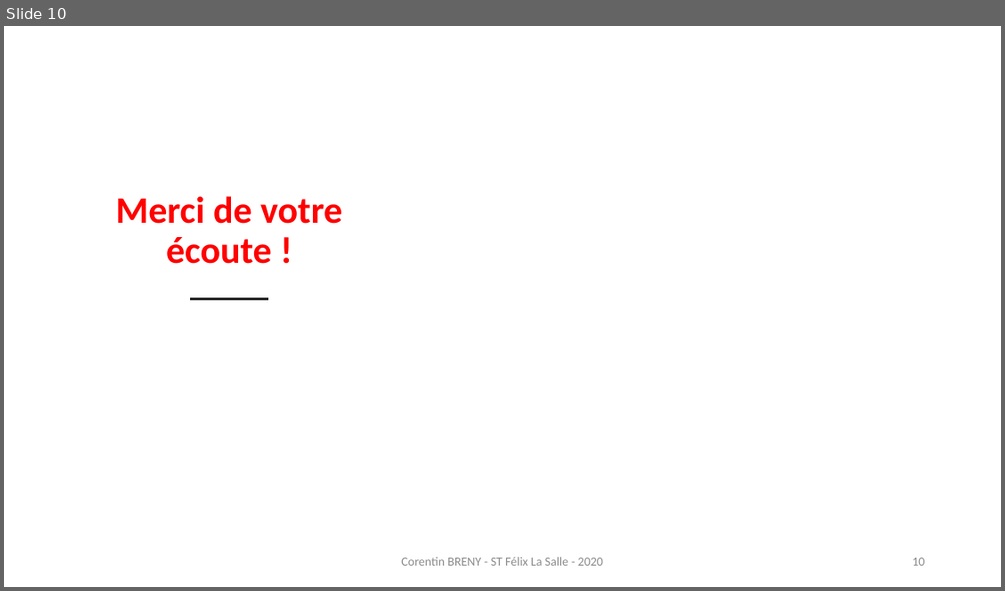
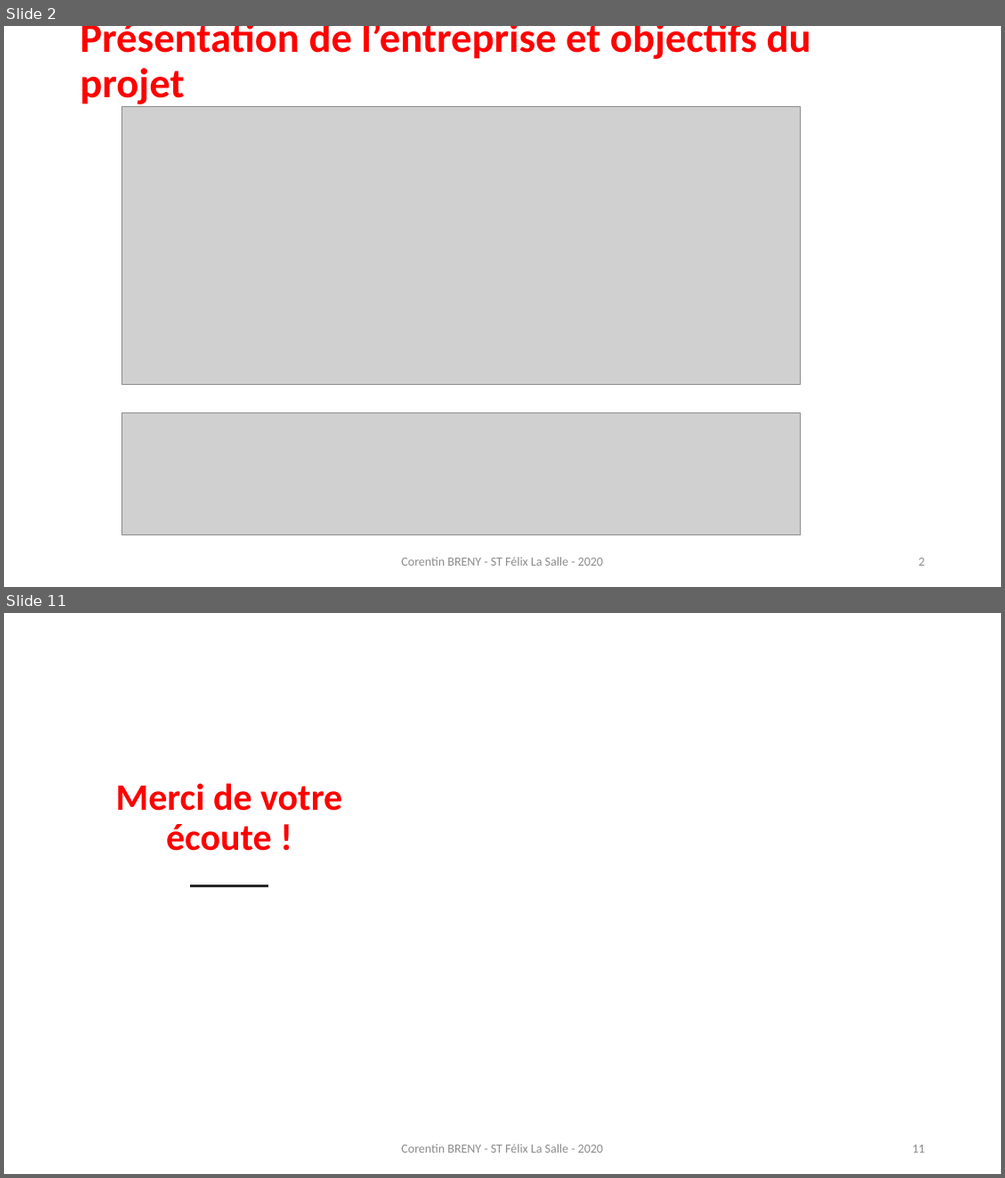
Before and after one commit to corentin-breny/Systeme_Escape_Game_13emePorte, a slide deck: Etudiants/Corentin/Revues de projet/Visio finale.pptx. Shown one above the other, each under a label of ours: slide 10 before the commit, slides 2 and 11 after it; the slides between them are not shown. The pictures are 1005x591 and 1005x1178 pixels, drawn with LibreOffice and Linux fonts; fonts in the diff are those of the drawing; grey boxes stand for pictures; background and template pictures are left out. Boxes give left, top, right and bottom in pixels: in the first picture for what was removed or moved away, otherwise in the second. Text is boxed around its words. In the diff, an @@ line names an element or a change of style, - is before the commit and + after.

```diff
--- a/Etudiants/Corentin/Revues de projet/Visio finale.pptx
+++ b/Etudiants/Corentin/Revues de projet/Visio finale.pptx
@@ slide 2 added at <box>4,26,1001,587</box>, background picture (left out) @@
@@ title added at <box>80,26,811,108</box>, 40 pt, text #FF0000, bold @@
+Présentation de l’entreprise et objectifs du projet
@@ picture added at <box>121,106,801,384</box> @@
@@ picture added at <box>121,412,801,534</box> @@
@@ text added at <box>401,556,603,565</box>, 12 pt, text #8C8C8C @@
+Corentin BRENY - ST Félix La Salle - 2020
@@ page number added at <box>918,557,924,565</box>, 12 pt, text #8C8C8C @@
+2
@@ what was slide 10 is now slide 11 @@
@@ page number at <box>912,1144,924,1152</box>: text changed @@
-10
+11
```
Also in this commit, not shown: 8 slides changed, 1 other file.
